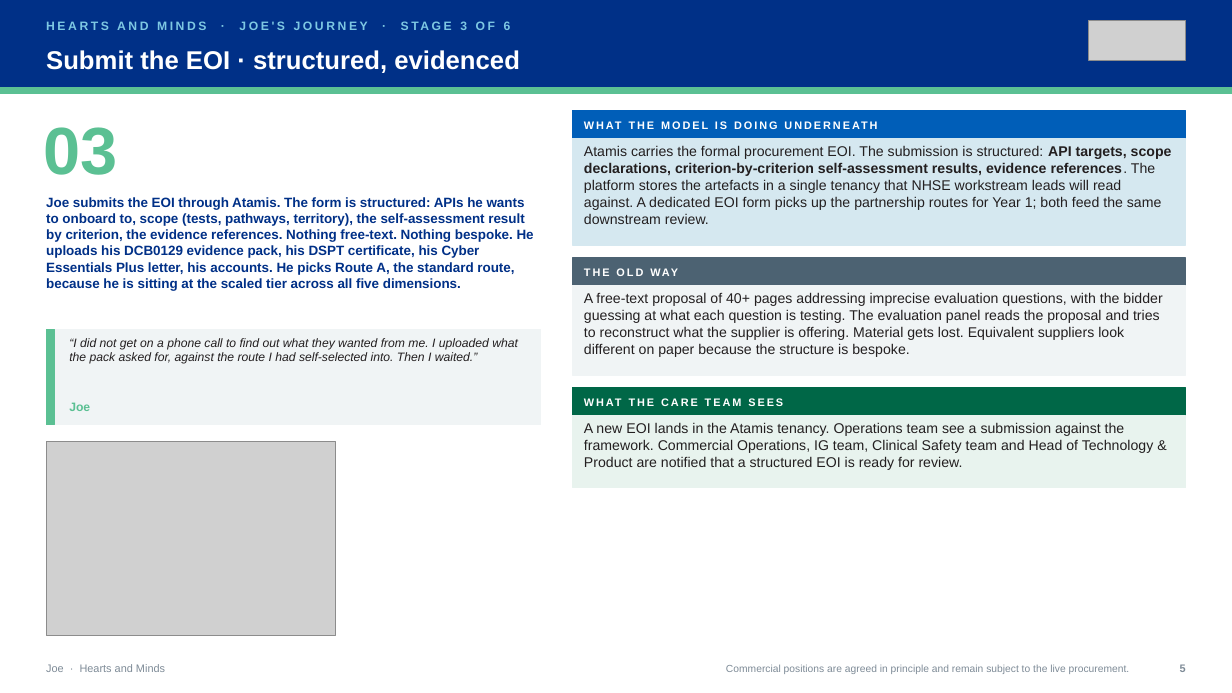
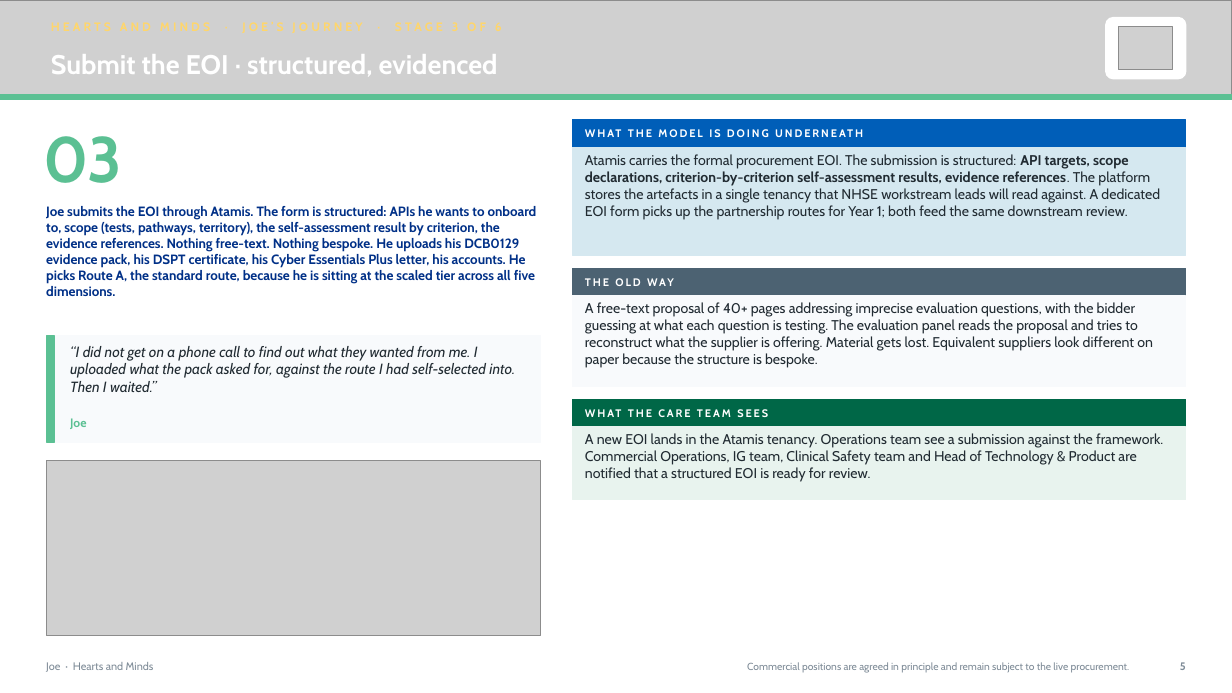
Before and after one commit to ScottEason1967/dtx-ecosystem, a slide deck: slide 5 of hearts-and-minds/journey-decks/hm-journey-joe-v1.pptx. Drawn at 1232x693 pixels with LibreOffice and Linux fonts; fonts in the diff are those of the drawing; grey boxes stand for pictures. Boxes give left, top, right and bottom in pixels: in the first picture for what was removed or moved away, otherwise in the second. Text is boxed around its words. In the diff, an @@ line names an element or a change of style, - is before the commit and + after.

```diff
--- a/hearts-and-minds/journey-decks/hm-journey-joe-v1.pptx
+++ b/hearts-and-minds/journey-decks/hm-journey-joe-v1.pptx
@@ rectangle removed at (x1=0, y1=0, x2=1232, y2=88) @@
@@ picture added at (x1=0, y1=0, x2=1232, y2=94) @@
@@ text removed at (x1=46, y1=21, x2=511, y2=30) @@
-HEARTS AND MINDS · JOE'S JOURNEY · STAGE 3 OF 6
@@ rounded rectangle added at (x1=1106, y1=18, x2=1187, y2=79), fill #FFFFFF, outline #FFFFFF 1 pt @@
@@ picture resized from (x1=1089, y1=20, x2=1186, y2=60) to (x1=1119, y1=27, x2=1174, y2=69) @@
@@ text "Submit the EOI · structured, ..." at (x1=51, y1=54, x2=498, y2=76): size 20 to 21 pt, font Arial to Cabin @@
@@ rectangle moved from (x1=0, y1=88, x2=1232, y2=93) to (x1=0, y1=94, x2=1232, y2=100) @@
@@ text "03" at (x1=43, y1=136, x2=122, y2=183): size 52 to 50 pt, font Arial to Cabin, letter spacing 0 to -1 pt @@
@@ text "Joe submits the EOI through ..." moved from (x1=46, y1=197, x2=534, y2=291) to (x1=46, y1=206, x2=537, y2=296) @@
@@ 7 texts, 6 rectangles moved together from (x1=43, y1=111, x2=1186, y2=488) to (x1=43, y1=119, x2=1186, y2=500) @@
@@ rectangle at (x1=573, y1=296, x2=1186, y2=386): fill #F0F4F5 to #F8FAFC; outline #F0F4F5 1 pt to #F8FAFC 1 pt @@
@@ rectangle resized from (x1=46, y1=330, x2=55, y2=425) to (x1=46, y1=335, x2=55, y2=442) @@
@@ rectangle at (x1=46, y1=335, x2=541, y2=442): fill #F0F4F5 to #F8FAFC; outline #F0F4F5 1 pt to #F8FAFC 1 pt @@
@@ rectangle resized from (x1=46, y1=330, x2=541, y2=425) to (x1=46, y1=335, x2=541, y2=442) @@
@@ text "“I did not get on ..." moved from (x1=69, y1=338, x2=518, y2=364) to (x1=70, y1=346, x2=515, y2=392) @@
@@ text "“I did not get on ..." at (x1=70, y1=346, x2=515, y2=392): size 9.5 to 11.5 pt, font Arial to Cabin, text colour #231F20 to #212B32 @@
@@ text "Joe" moved from (x1=69, y1=402, x2=90, y2=411) to (x1=70, y1=418, x2=86, y2=429) @@
@@ font Arial to Cabin, text colour #231F20 to #212B32 in 3 elements at (x1=585, y1=154, x2=1160, y2=219), (x1=585, y1=302, x2=1153, y2=368), (x1=585, y1=433, x2=1163, y2=482) @@
@@ picture resized from (x1=46, y1=442, x2=335, y2=636) to (x1=46, y1=461, x2=541, y2=637) @@
@@ font Arial to Cabin in 8 elements at (x1=46, y1=206, x2=537, y2=296), (x1=585, y1=119, x2=1174, y2=147), (x1=647, y1=278, x2=674, y2=286), (x1=585, y1=399, x2=1174, y2=427), (x1=1180, y1=662, x2=1186, y2=670), (x1=70, y1=418, x2=86, y2=429), (x1=747, y1=662, x2=1130, y2=672), (x1=46, y1=662, x2=154, y2=672) @@
@@ text "Commercial positions are agreed in ..." moved from (x1=726, y1=664, x2=1130, y2=674) to (x1=747, y1=662, x2=1130, y2=672) @@
```
Also in this commit, not shown: 8 other slides changed, 57 other files.
